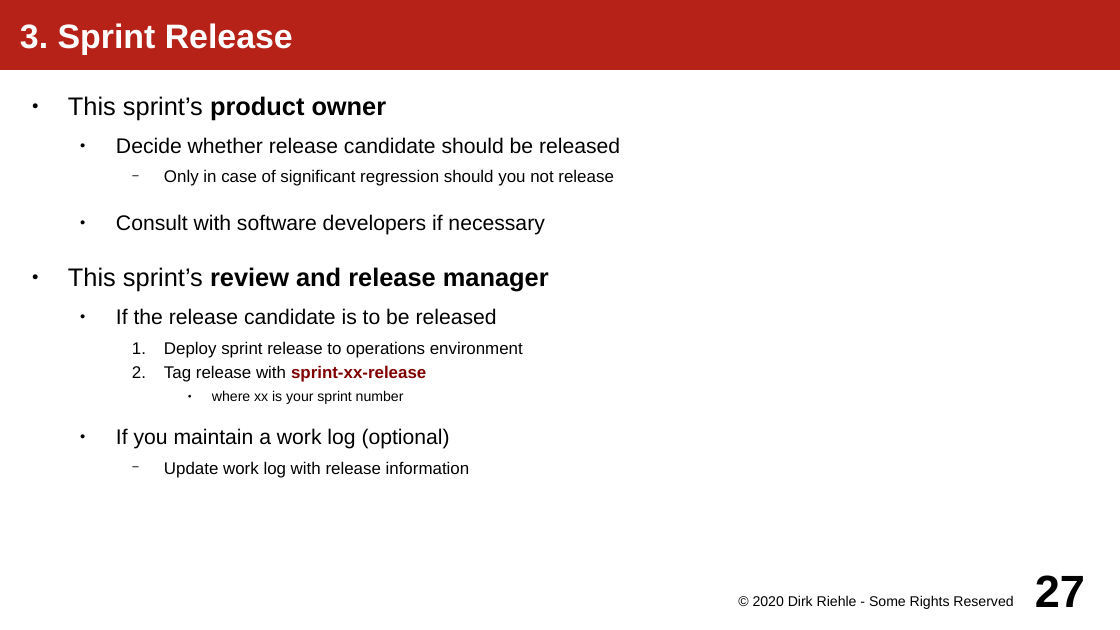
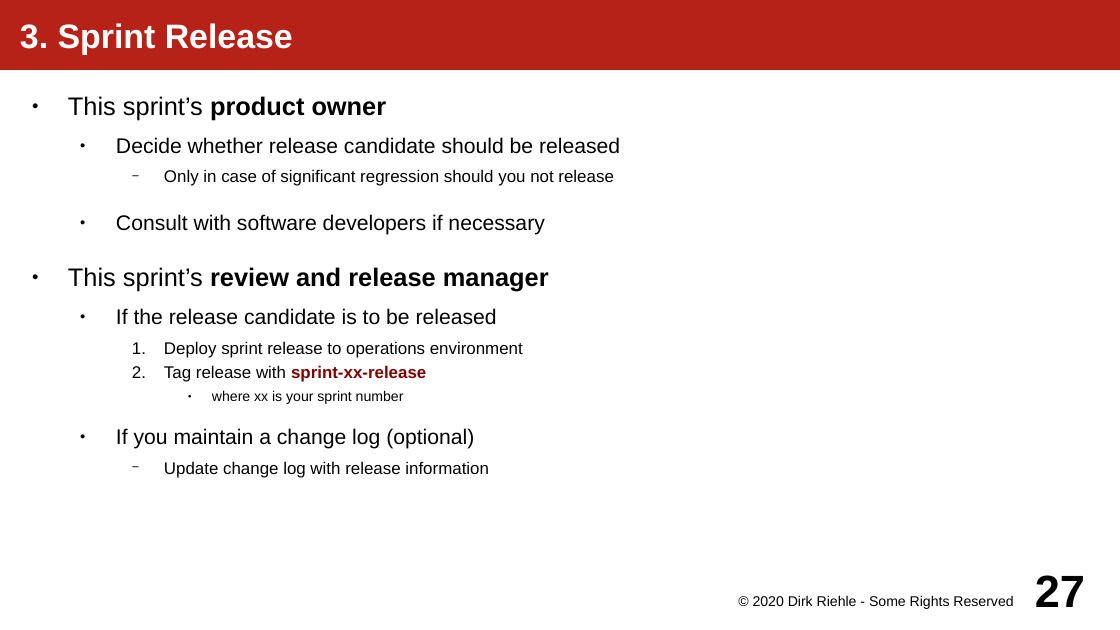
Before and after one commit to dirkriehle/amos-course, a slide deck: slide 27 of Lecture slides/AMOS B01 - Project Crash Course.odp. Drawn at 1120x630 pixels with LibreOffice and Linux fonts; fonts in the diff are those of the drawing. Boxes give left, top, right and bottom in pixels: in the first picture for what was removed or moved away, otherwise in the second. Text is boxed around its words. In the diff, an @@ line names an element or a change of style, - is before the commit and + after.

Commit message:
Changed "work log" for release manager to "change log"

```diff
--- a/Lecture slides/AMOS B01 - Project Crash Course.odp
+++ b/Lecture slides/AMOS B01 - Project Crash Course.odp
@@ text at [116, 428, 489, 478]: text changed @@
-  ● If you maintain a work log (optional)
-    − Update work log with release information
+  ● If you maintain a change log (optional)
+    − Update change log with release information
```
Also in this commit, not shown: 1 other file.
